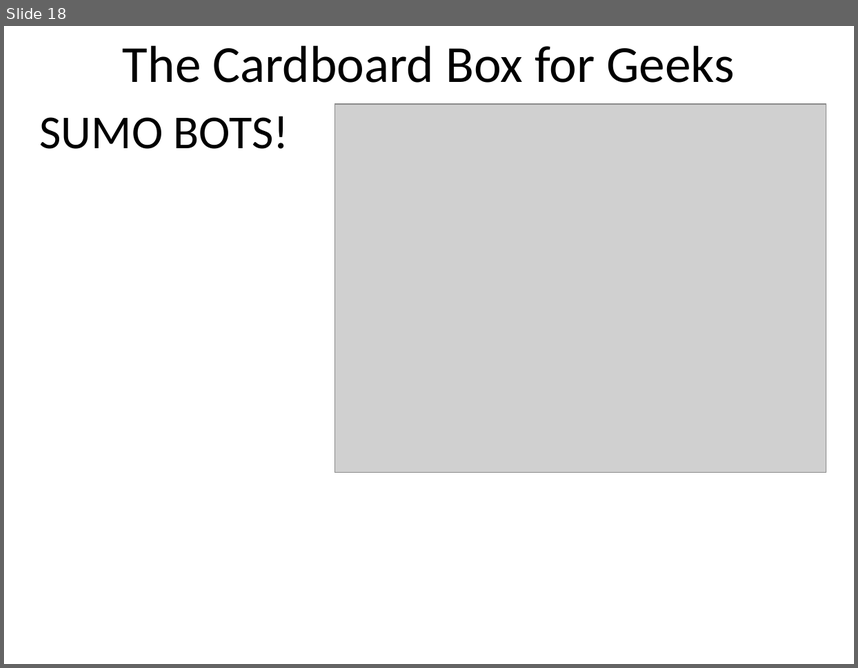
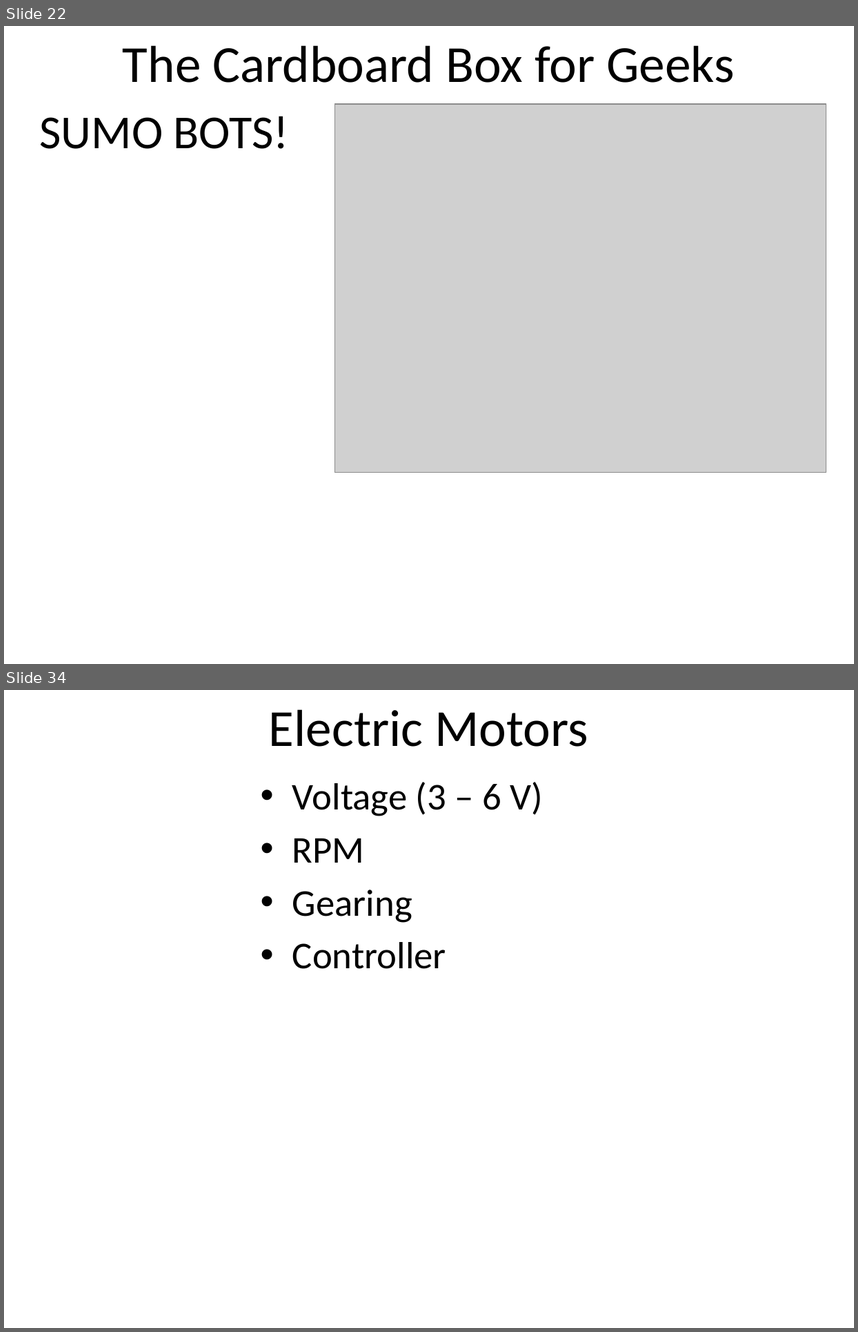
Before and after one commit to dykebert/GDI_Arduino_Robotics, a slide deck: Introduction to Arduino.pptx. Shown one above the other, each under a label of ours: slide 18 before the commit, slides 22 and 34 after it; the slides between them are not shown. The pictures are 858x668 and 858x1332 pixels, drawn with LibreOffice and Linux fonts; fonts in the diff are those of the drawing; grey boxes stand for pictures. Boxes give left, top, right and bottom in pixels: in the first picture for what was removed or moved away, otherwise in the second. Text is boxed around its words. In the diff, an @@ line names an element or a change of style, - is before the commit and + after.

```diff
--- a/Introduction to Arduino.pptx
+++ b/Introduction to Arduino.pptx
@@ slide 34 added at bbox=[4, 690, 854, 1328], background #FFFFFF @@
@@ title added at bbox=[269, 709, 588, 747], 44 pt, text #000000 @@
+Electric Motors
@@ text added at bbox=[292, 782, 543, 969], 32 pt, text #000000 @@
+• Voltage (3 – 6 V)
+• RPM
+• Gearing
+• Controller
@@ what was slide 18 is now slide 22 @@
```
Also in this commit, not shown: 4 slides changed, 28 other slides added, 2 other files.
